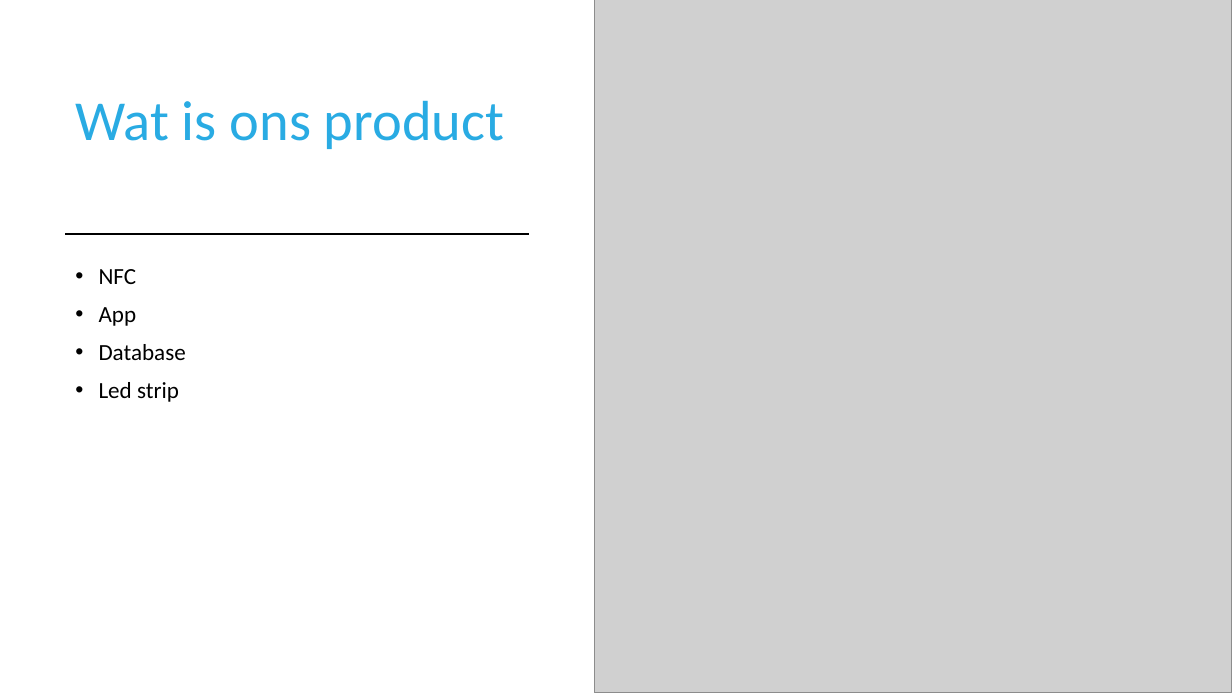
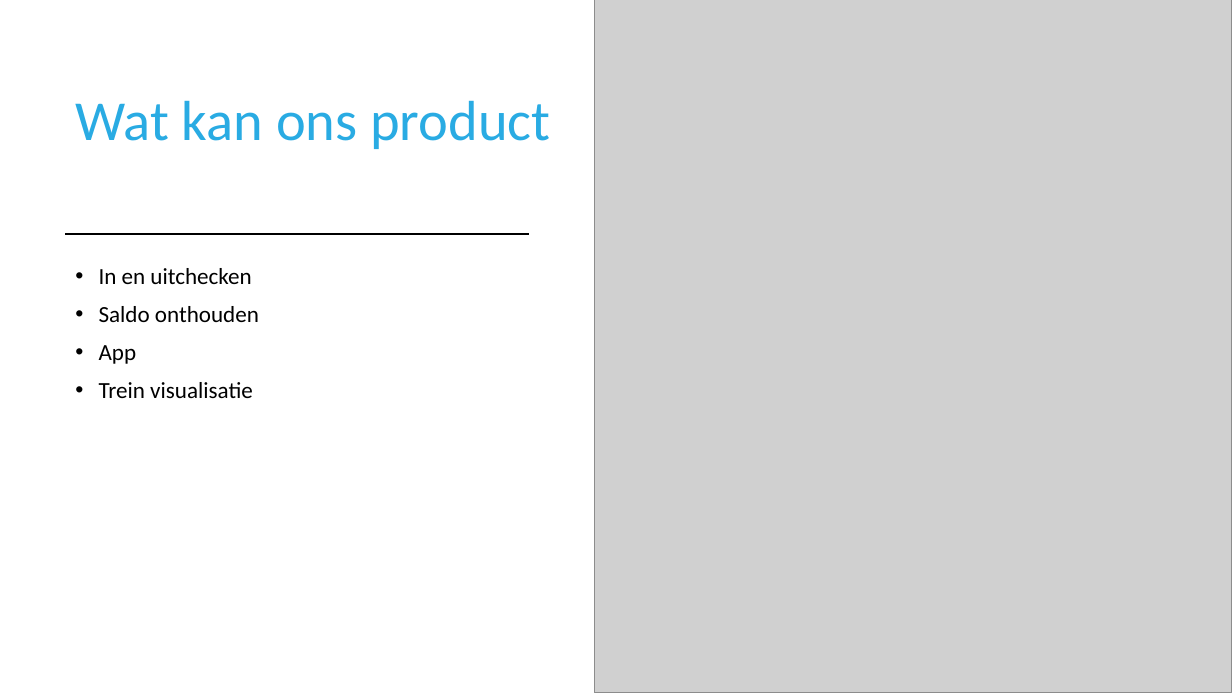
Before and after one commit to LuukdeKinderen/S1Proftaak2, a slide deck: slide 3 of pitch.pptx. Drawn at 1232x693 pixels with LibreOffice and Linux fonts; fonts in the diff are those of the drawing; grey boxes stand for pictures. Boxes give left, top, right and bottom in pixels: in the first picture for what was removed or moved away, otherwise in the second. Text is boxed around its words. In the diff, an @@ line names an element or a change of style, - is before the commit and + after.

```diff
--- a/pitch.pptx
+++ b/pitch.pptx
@@ title at box(75, 100, 550, 149): text changed @@
-Wat is ons product
+Wat kan ons product
@@ text at box(99, 268, 259, 322): text changed @@
-• NFC
+• In en uitchecken
+• Saldo onthouden
@@ text at box(99, 382, 253, 398): text changed @@
-• Database
-• Led strip
+• Trein visualisatie
```
Also in this commit, not shown: 1 other slide changed, 1 slide added, 1 slide removed, 8 other files.
